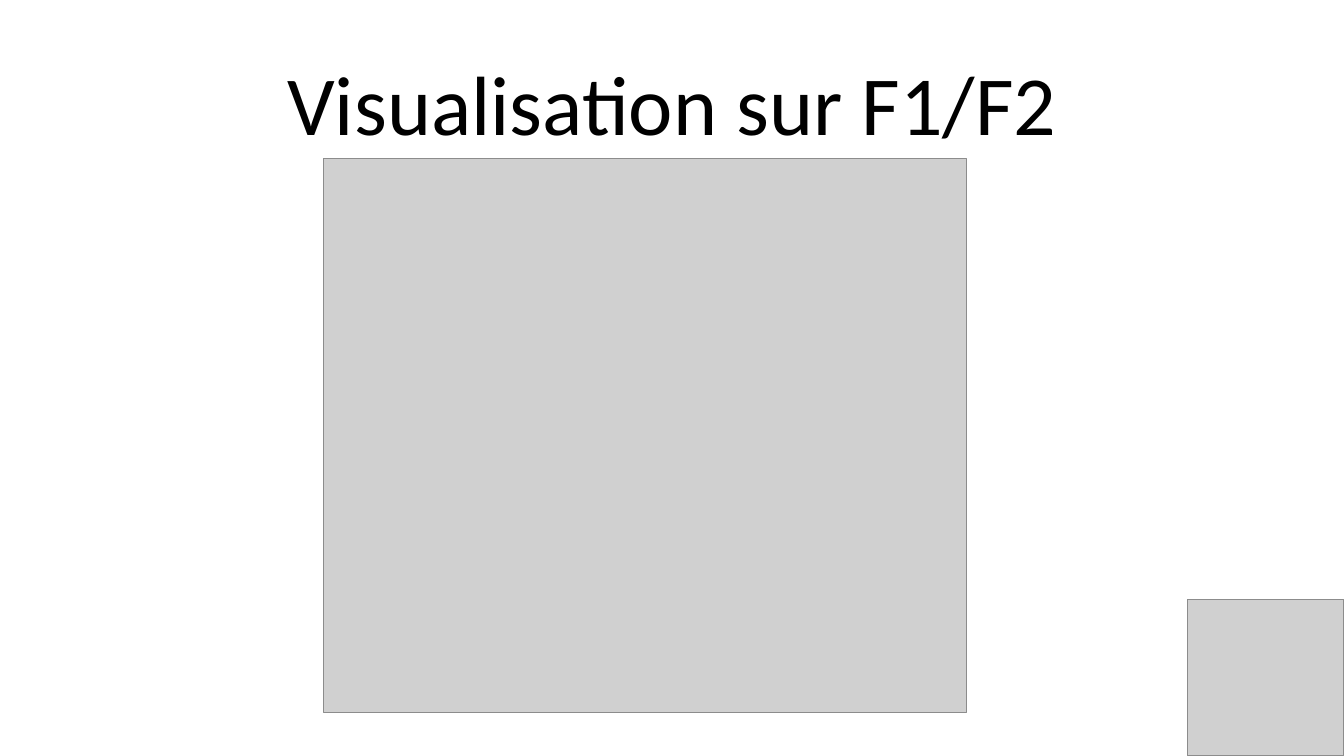
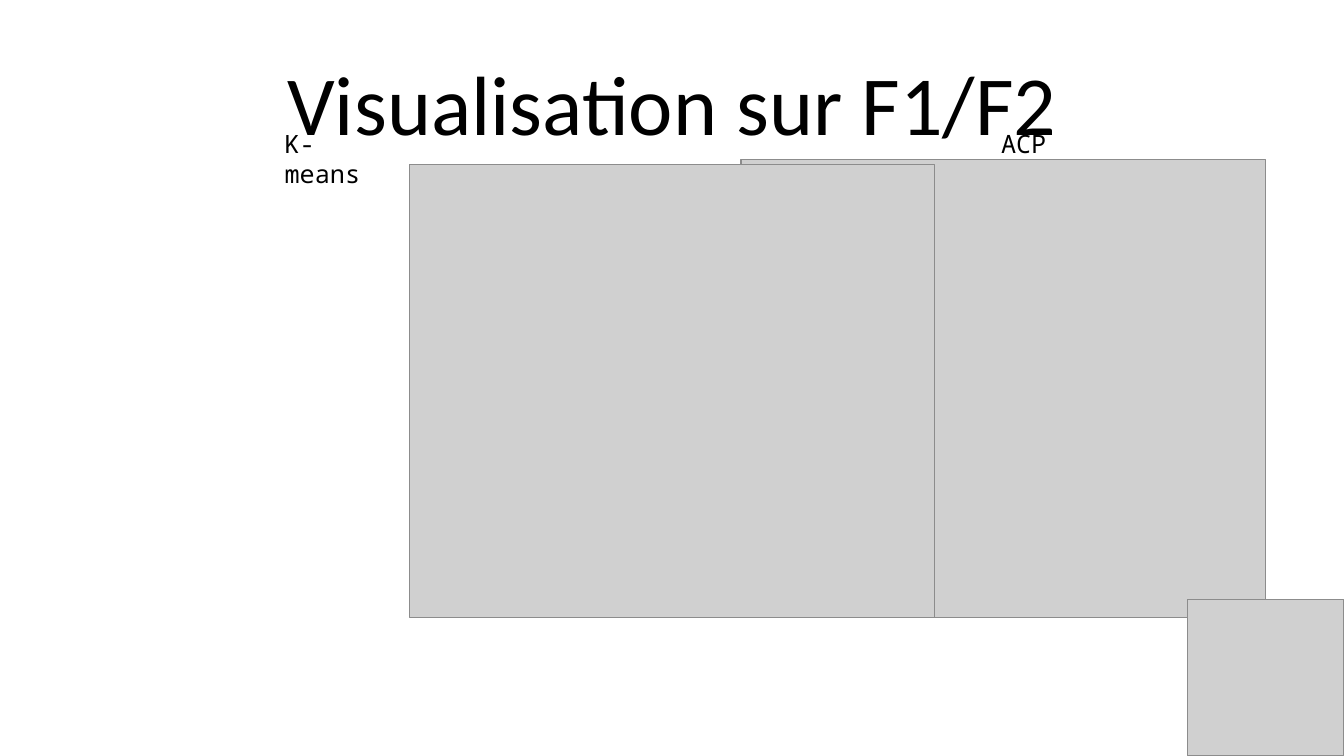
Before and after one commit to Julien-paulet/Projet_6, a slide deck: slide 18 of Présentation Projet 6.pptx. Drawn at 1344x756 pixels with LibreOffice and Linux fonts; fonts in the diff are those of the drawing; grey boxes stand for pictures. Boxes give left, top, right and bottom in pixels: in the first picture for what was removed or moved away, otherwise in the second. Text is boxed around its words. In the diff, an @@ line names an element or a change of style, - is before the commit and + after.

```diff
--- a/Présentation Projet 6.pptx
+++ b/Présentation Projet 6.pptx
@@ text added at [285, 130, 361, 184], 18 pt, text #000000 @@
+K-means
@@ text added at [1001, 130, 1046, 160], 18 pt, text #000000 @@
+ACP
@@ picture: place and size @@
-picture at [324, 158, 967, 713]
+picture at [409, 164, 935, 617]
@@ picture added at [741, 159, 1265, 617] @@
```
Also in this commit, not shown: 2 other slides changed, 3 slides added, 3 slides removed.
